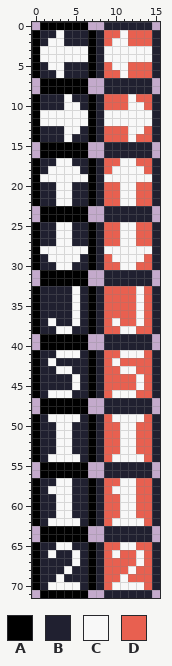
Sprite sheet, stored at res/gfx/debugkeys.png. The picture above was drawn from the file before the commit.
The file is 16x72 pixels.
Palette (. is transparent): A #000000  B #202030  C #f8f8f8  D #e86050
Pixels before, first column x 0:
 0 .AAAAAA..BBBBBB.
 1 ABBCBBBABDDCDDDB
 2 ABCCBBBABDCCDDDB
 3 ACCCCCCABCCCCCCB
 4 ACCCCCCABCCCCCCB
 5 ABCCBBBABDCCDDDB
 6 ABBCBBBABDDCDDDB
 7 .AAAAAA..BBBBBB.
 8 .AAAAAA..BBBBBB.
 9 ABBBCBBABDDDCDDB
10 ABBBCCBABDDDCCDB
11 ACCCCCCABCCCCCCB
12 ACCCCCCABCCCCCCB
13 ABBBCCBABDDDCCDB
14 ABBBCBBABDDDCDDB
15 .AAAAAA..BBBBBB.
16 .AAAAAA..BBBBBB.
17 ABBCCBBABDDCCDDB
18 ABCCCCBABDCCCCDB
19 ACCCCCCABCCCCCCB
20 ABBCCBBABDDCCDDB
21 ABBCCBBABDDCCDDB
22 ABBCCBBABDDCCDDB
23 .AAAAAA..BBBBBB.
24 .AAAAAA..BBBBBB.
25 ABBCCBBABDDCCDDB
26 ABBCCBBABDDCCDDB
27 ABBCCBBABDDCCDDB
28 ACCCCCCABCCCCCCB
29 ABCCCCBABDCCCCDB
30 ABBCCBBABDDCCDDB
31 .AAAAAA..BBBBBB.
32 .AAAAAA..BBBBBB.
33 ABBBBCBABDDDDCDB
34 ABBBBCBABDDDDCDB
35 ABBBBCBABDDDDCDB
36 ABBBBCBABDDDDCDB
37 ABCBBCBABDCDDCDB
38 ABBCCBBABDDCCDDB
39 .AAAAAA..BBBBBB.
40 .AAAAAA..BBBBBB.
41 ABBCCCBABDDCCCDB
42 ABCBBBBABDCDDDDB
43 ABBCCBBABDDCCDDB
44 ABBBBCBABDDDDCDB
45 ABBBBCBABDDDDCDB
46 ABCCCBBABDCCCDDB
47 .AAAAAA..BBBBBB.
48 .AAAAAA..BBBBBB.
49 ABCCCCBABDCCCCDB
50 ABBCCBBABDDCCDDB
51 ABBCCBBABDDCCDDB
52 ABBCCBBABDDCCDDB
53 ABBCCBBABDDCCDDB
54 ABCCCCBABDCCCCDB
55 .AAAAAA..BBBBBB.
56 .AAAAAA..BBBBBB.
57 ABBCCBBABDDCCDDB
58 ABCCCBBABDCCCDDB
59 ABBCCBBABDDCCDDB
60 ABBCCBBABDDCCDDB
61 ABBCCBBABDDCCDDB
62 ABCCCCBABDCCCCDB
63 .AAAAAA..BBBBBB.
64 .AAAAAA..BBBBBB.
65 ABBCCBBABDDCCDDB
66 ABCBBCBABDCDDCDB
67 ABBBBCBABDDDDCDB
68 ABBBCBBABDDDCDDB
69 ABBCBBBABDDCDDDB
70 ABCCCCBABDCCCCDB
71 .AAAAAA..BBBBBB.
After:
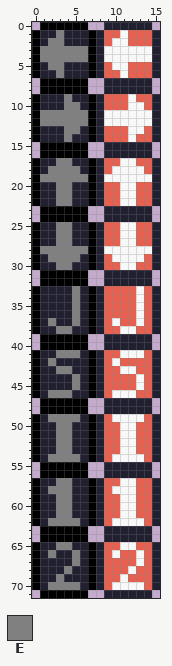
Colours new in this view: E #808080
The edit:
{"y":1,"x":3,"old":"C","new":"E"}
{"y":2,"x":2,"old":"CC","new":"EE"}
{"y":3,"x":1,"old":"CCCCCC","new":"EEEEEE"}
{"y":4,"x":1,"old":"CCCCCC","new":"EEEEEE"}
{"y":5,"x":2,"old":"CC","new":"EE"}
{"y":6,"x":3,"old":"C","new":"E"}
{"y":9,"x":4,"old":"C","new":"E"}
{"y":10,"x":4,"old":"CC","new":"EE"}
{"y":11,"x":1,"old":"CCCCCC","new":"EEEEEE"}
{"y":12,"x":1,"old":"CCCCCC","new":"EEEEEE"}
{"y":13,"x":4,"old":"CC","new":"EE"}
{"y":14,"x":4,"old":"C","new":"E"}
{"y":17,"x":3,"old":"CC","new":"EE"}
{"y":18,"x":2,"old":"CCCC","new":"EEEE"}
{"y":19,"x":1,"old":"CCCCCC","new":"EEEEEE"}
{"y":20,"x":3,"old":"CC","new":"EE"}
{"y":21,"x":3,"old":"CC","new":"EE"}
{"y":22,"x":3,"old":"CC","new":"EE"}
{"y":25,"x":3,"old":"CC","new":"EE"}
{"y":26,"x":3,"old":"CC","new":"EE"}
{"y":27,"x":3,"old":"CC","new":"EE"}
{"y":28,"x":1,"old":"CCCCCC","new":"EEEEEE"}
{"y":29,"x":2,"old":"CCCC","new":"EEEE"}
{"y":30,"x":3,"old":"CC","new":"EE"}
{"y":33,"x":5,"old":"C","new":"E"}
{"y":34,"x":5,"old":"C","new":"E"}
{"y":35,"x":5,"old":"C","new":"E"}
{"y":36,"x":5,"old":"C","new":"E"}
{"y":37,"x":2,"old":"C","new":"E"}
{"y":37,"x":5,"old":"C","new":"E"}
{"y":38,"x":3,"old":"CC","new":"EE"}
{"y":41,"x":3,"old":"CCC","new":"EEE"}
{"y":42,"x":2,"old":"C","new":"E"}
{"y":43,"x":3,"old":"CC","new":"EE"}
{"y":44,"x":5,"old":"C","new":"E"}
{"y":45,"x":5,"old":"C","new":"E"}
{"y":46,"x":2,"old":"CCC","new":"EEE"}
{"y":49,"x":2,"old":"CCCC","new":"EEEE"}
{"y":50,"x":3,"old":"CC","new":"EE"}
{"y":51,"x":3,"old":"CC","new":"EE"}
{"y":52,"x":3,"old":"CC","new":"EE"}
{"y":53,"x":3,"old":"CC","new":"EE"}
{"y":54,"x":2,"old":"CCCC","new":"EEEE"}
{"y":57,"x":3,"old":"CC","new":"EE"}
{"y":58,"x":2,"old":"CCC","new":"EEE"}
{"y":59,"x":3,"old":"CC","new":"EE"}
{"y":60,"x":3,"old":"CC","new":"EE"}
{"y":61,"x":3,"old":"CC","new":"EE"}
{"y":62,"x":2,"old":"CCCC","new":"EEEE"}
{"y":65,"x":3,"old":"CC","new":"EE"}
{"y":66,"x":2,"old":"C","new":"E"}
{"y":66,"x":5,"old":"C","new":"E"}
{"y":67,"x":5,"old":"C","new":"E"}
{"y":68,"x":4,"old":"C","new":"E"}
{"y":69,"x":3,"old":"C","new":"E"}
{"y":70,"x":2,"old":"CCCC","new":"EEEE"}
{"label":"changed","picture_box":[40,30,88,590]}
